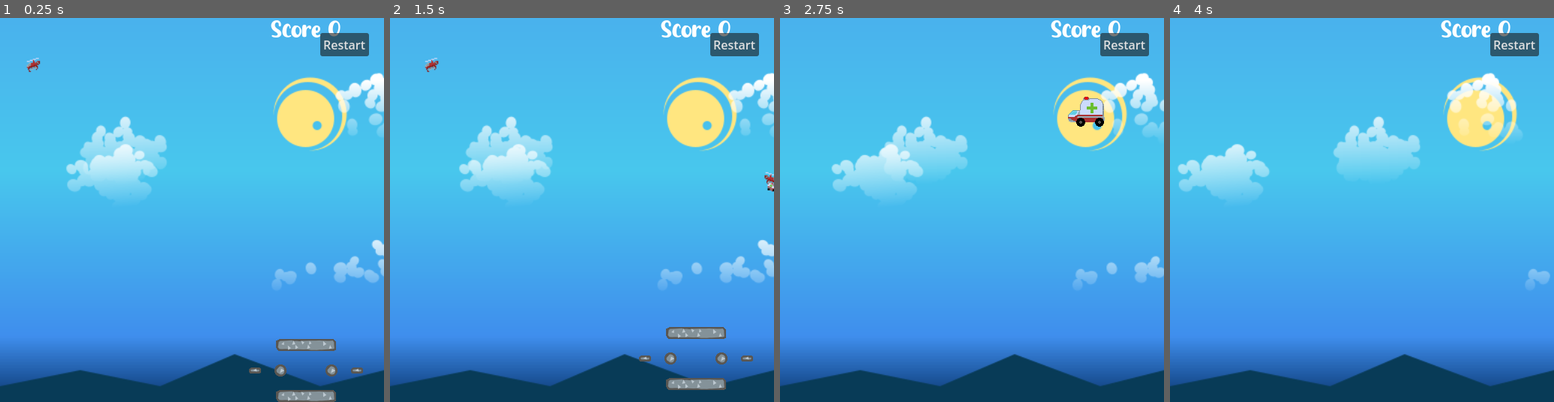
Above: before the commit, frames 1-4 (left to right).
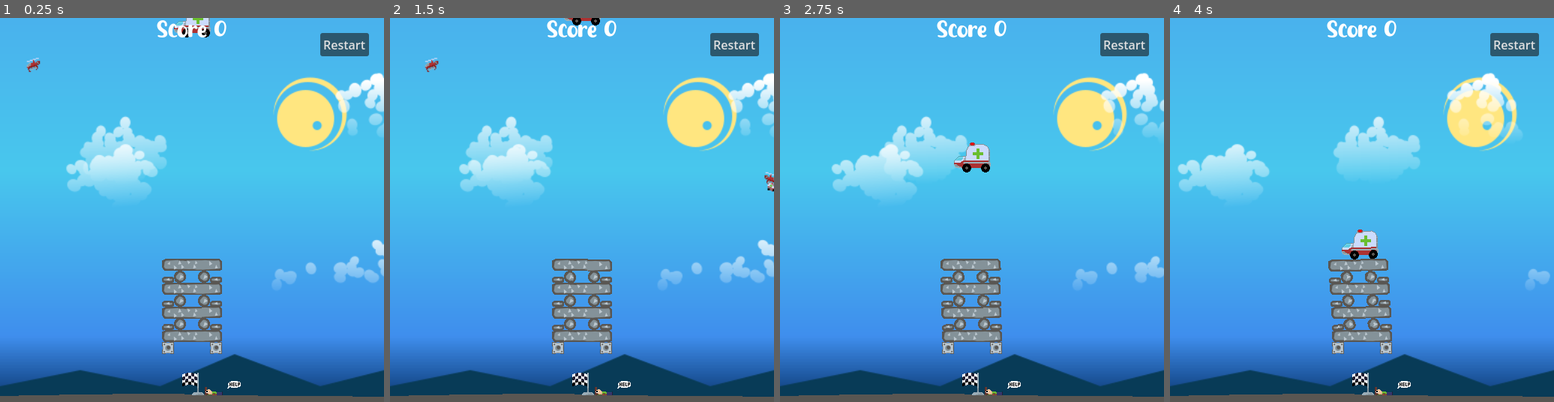
Above: after the commit, the same moments.

Repository: BeanPoleGamesDev/DynamiteParamedics
Game: Godot game, scene res://app/scenes/LevelOne.tscn
The game is run twice, just before and just after one commit, with the same random seed, the same clock (stepped at 60 frames per second) and the same inputs.
Inputs (mouse positions are in pixels of both pictures, inside the frame that each line leads up to):
- Up to frame 1 (0.25 s): no input
- Up to frame 2 (1.5 s): click "Restart" at 0.5 s; click "Restart" at 1.25 s
- Up to frame 3 (2.75 s): click "Restart" at 2 s
- Up to frame 4 (4 s): move the mouse to (1446, 190) at 2.77 s; click (1446, 190) at 2.85 s; move the mouse to (1285, 229) at 3.52 s; click (1285, 229) at 3.6 s

The runs differ from the first frame. In frame 1, 6.8% of the frame differs, in the area x 0-100%, y 0-100%; in frame 2, 7.0%; in frame 3, 6.6%; in frame 4, 6.1%.

Commit message:
fix level scaling

Diff:
--- a/app/objects/Ground.tscn
+++ b/app/objects/Ground.tscn
@@ -17,11 +17,13 @@
 physics_material_override = SubResource("PhysicsMaterial_twjuk")
 
 [node name="CollisionShape2D" type="CollisionShape2D" parent="RigidBody2D"]
+top_level = true
 texture_repeat = 2
 material = SubResource("CanvasItemMaterial_0fxcy")
 shape = SubResource("RectangleShape2D_67qbs")
 debug_color = Color(0.875817, 0.00042047, 0.834561, 0.42)
 
 [node name="Polygon2D" type="Polygon2D" parent="."]
+position = Vector2(0, 11)
 texture = ExtResource("1_ggdht")
 polygon = PackedVector2Array(-470, -21, -376, -16, -229, -20, -86, -22, -50, -22, 96, -19, 301, -18, 370, -23, 443, -22, 438, 60, -451, 66)
--- a/app/objects/score.tscn
+++ b/app/objects/score.tscn
@@ -1,10 +1,10 @@
 [gd_scene load_steps=3 format=3 uid="uid://bm4vsc8bp5iop"]
 
-[ext_resource type="FontFile" uid="uid://1opppsr1uvln" path="res://assets/choco_shake/Choco Shake.ttf" id="1_rbrir"]
+[ext_resource type="FontFile" uid="uid://bivukml8j0m84" path="res://assets/choco_shake/Choco Shake.ttf" id="1_rbrir"]
 [ext_resource type="Script" path="res://app/objects/score.gd" id="1_xas67"]
 
 [node name="Score" type="Control" groups=["score"]]
-custom_minimum_size = Vector2(816, 816)
+custom_minimum_size = Vector2(512, 512)
 layout_mode = 3
 anchors_preset = 15
 anchor_right = 1.0
--- a/app/scenes/LevelBase.tscn
+++ b/app/scenes/LevelBase.tscn
@@ -1,13 +1,11 @@
-[gd_scene load_steps=6 format=3 uid="uid://dics4vpm8vwke"]
+[gd_scene load_steps=7 format=3 uid="uid://dics4vpm8vwke"]
 
 [ext_resource type="PackedScene" uid="uid://pr1xavi16le1" path="res://app/objects/Ground.tscn" id="1_84h51"]
 [ext_resource type="PackedScene" uid="uid://bqapfsud5m86i" path="res://app/objects/background.tscn" id="1_l70hs"]
-[ext_resource type="PackedScene" uid="uid://dol605qulc5gl" path="res://app/objects/GuiLayer.tscn" id="2_0u60y"]
+[ext_resource type="PackedScene" path="res://app/objects/GuiLayer.tscn" id="2_0u60y"]
 [ext_resource type="PackedScene" uid="uid://cu4nn3n8c55l8" path="res://app/objects/Mouse Click.tscn" id="3_14x4k"]
 [ext_resource type="PackedScene" uid="uid://bm4vsc8bp5iop" path="res://app/objects/score.tscn" id="4_akoc1"]
 [ext_resource type="PackedScene" uid="uid://s6d4wj1phk88" path="res://app/objects/death_boundry.tscn" id="5_hsmab"]
-
-[ext_resource type="PackedScene" path="res://app/objects/Mouse Click.tscn" id="3_14x4k"]
 
 [node name="LevelBase" type="Node2D"]
 
@@ -16,7 +14,7 @@
 [node name="CanvasLayer" parent="." instance=ExtResource("2_0u60y")]
 
 [node name="Ground" parent="." instance=ExtResource("1_84h51")]
-position = Vector2(256, 504)
+position = Vector2(256, 512)
 
 [node name="MouseClick" parent="." instance=ExtResource("3_14x4k")]
 
@@ -24,10 +22,11 @@
 anchors_preset = 0
 anchor_right = 0.0
 anchor_bottom = 0.0
-offset_right = 816.0
-offset_bottom = 816.0
+offset_right = 512.0
+offset_bottom = 512.0
 grow_horizontal = 1
 grow_vertical = 1
+metadata/_edit_lock_ = true
 
 [node name="death_boundry" parent="." instance=ExtResource("5_hsmab")]
-position = Vector2(400, 1168)
+position = Vector2(264, 592)
--- a/app/scenes/LevelOne.tscn
+++ b/app/scenes/LevelOne.tscn
@@ -12,68 +12,68 @@
 texture_filter = 1
 
 [node name="RigidBody2D" parent="." index="1" instance=ExtResource("4_rin53")]
-position = Vector2(408, -85)
+position = Vector2(256, -24)
 
 [node name="flag" parent="." index="2" instance=ExtResource("5_dpxc6")]
-position = Vector2(408, 782)
+position = Vector2(256, 504)
 
-[node name="Ground" parent="." index="3"]
-position = Vector2(408, 799)
+[node name="Ground" parent="." index="4"]
+position = Vector2(272, 512)
 
 [node name="Block8" parent="." index="5" instance=ExtResource("6_jm468")]
-position = Vector2(442, 442)
+position = Vector2(272, 376)
 
 [node name="Block10" parent="." index="6" instance=ExtResource("6_jm468")]
-position = Vector2(374, 442)
+position = Vector2(240, 376)
 
 [node name="Block12" parent="." index="7" instance=ExtResource("6_jm468")]
-position = Vector2(442, 510)
+position = Vector2(272, 344)
 
 [node name="Block14" parent="." index="8" instance=ExtResource("6_jm468")]
-position = Vector2(374, 510)
+position = Vector2(240, 344)
 
 [node name="Block15" parent="." index="9" instance=ExtResource("6_jm468")]
-position = Vector2(374, 578)
+position = Vector2(240, 408)
 
 [node name="Block13" parent="." index="10" instance=ExtResource("6_jm468")]
-position = Vector2(442, 578)
+position = Vector2(272, 408)
 
-[node name="Block5" parent="." index="11" instance=ExtResource("7_squy2")]
-position = Vector2(476, 442)
+[node name="StaticBlock8" parent="." index="11" instance=ExtResource("4_cq4c8")]
+position = Vector2(224, 440)
 
-[node name="Block6" parent="." index="12" instance=ExtResource("7_squy2")]
-position = Vector2(476, 578)
+[node name="StaticBlock9" parent="." index="12" instance=ExtResource("4_cq4c8")]
+position = Vector2(288, 440)
 
-[node name="Block11" parent="." index="13" instance=ExtResource("7_squy2")]
-position = Vector2(340, 578)
+[node name="Block5" parent="." index="13" instance=ExtResource("7_squy2")]
+position = Vector2(288, 344)
 
-[node name="Block16" parent="." index="14" instance=ExtResource("7_squy2")]
-position = Vector2(340, 510)
+[node name="Block6" parent="." index="14" instance=ExtResource("7_squy2")]
+position = Vector2(288, 408)
 
-[node name="Block17" parent="." index="15" instance=ExtResource("7_squy2")]
-position = Vector2(340, 442)
+[node name="Block11" parent="." index="15" instance=ExtResource("7_squy2")]
+position = Vector2(224, 408)
 
-[node name="Block7" parent="." index="16" instance=ExtResource("7_squy2")]
-position = Vector2(476, 510)
+[node name="Block16" parent="." index="16" instance=ExtResource("7_squy2")]
+position = Vector2(224, 344)
 
-[node name="Block" parent="." index="17" instance=ExtResource("5_gh114")]
-position = Vector2(408, 408)
+[node name="Block17" parent="." index="17" instance=ExtResource("7_squy2")]
+position = Vector2(224, 376)
+
+[node name="Block7" parent="." index="18" instance=ExtResource("7_squy2")]
+position = Vector2(288, 376)
+
+[node name="Block" parent="." index="19" instance=ExtResource("5_gh114")]
+position = Vector2(256, 328)
 rotation = 1.5708
 
-[node name="Block2" parent="." index="18" instance=ExtResource("5_gh114")]
-position = Vector2(408, 476)
+[node name="Block2" parent="." index="20" instance=ExtResource("5_gh114")]
+position = Vector2(256, 360)
 rotation = 1.5708
 
-[node name="Block4" parent="." index="19" instance=ExtResource("5_gh114")]
-position = Vector2(408, 544)
+[node name="Block4" parent="." index="21" instance=ExtResource("5_gh114")]
+position = Vector2(256, 392)
 rotation = 1.5708
 
-[node name="Block9" parent="." index="20" instance=ExtResource("5_gh114")]
-position = Vector2(408, 612)
+[node name="Block9" parent="." index="22" instance=ExtResource("5_gh114")]
+position = Vector2(256, 424)
 rotation = 1.5708
-
-[node name="StaticBlock" parent="." index="21" instance=ExtResource("4_cq4c8")]
-position = Vector2(340, 646)
-
-[node name="StaticBlock2" parent="." index="22" instance=ExtResource("4_cq4c8")]
-position = Vector2(476, 646)
--- a/app/scenes/LevelThree.tscn
+++ b/app/scenes/LevelThree.tscn
@@ -14,94 +14,91 @@
 texture_filter = 1
 
 [node name="RigidBody2D" parent="." index="1" instance=ExtResource("2_1qvd3")]
-position = Vector2(408, -85)
+position = Vector2(256, -384)
 
 [node name="flag" parent="." index="2" instance=ExtResource("3_y7v6q")]
-position = Vector2(408, 782)
-
-[node name="Ground" parent="." index="3"]
-position = Vector2(408, 799)
+position = Vector2(256, 504)
 
 [node name="Block26" parent="." index="5" instance=ExtResource("4_sw6q8")]
-position = Vector2(425, 459)
+position = Vector2(264, 352)
 
 [node name="Block27" parent="." index="6" instance=ExtResource("4_sw6q8")]
-position = Vector2(391, 459)
+position = Vector2(248, 352)
 
 [node name="Block10" parent="." index="7" instance=ExtResource("5_kfha7")]
-position = Vector2(459, 663)
+position = Vector2(280, 448)
 
 [node name="Block11" parent="." index="8" instance=ExtResource("5_kfha7")]
-position = Vector2(561, 663)
+position = Vector2(328, 448)
 
 [node name="Block12" parent="." index="9" instance=ExtResource("5_kfha7")]
-position = Vector2(255, 663)
+position = Vector2(184, 448)
 
 [node name="Block17" parent="." index="10" instance=ExtResource("5_kfha7")]
-position = Vector2(255, 527)
+position = Vector2(184, 384)
 
 [node name="Block18" parent="." index="11" instance=ExtResource("5_kfha7")]
-position = Vector2(357, 527)
+position = Vector2(232, 384)
 
 [node name="Block23" parent="." index="12" instance=ExtResource("5_kfha7")]
-position = Vector2(357, 391)
+position = Vector2(232, 320)
 
 [node name="Block24" parent="." index="13" instance=ExtResource("5_kfha7")]
-position = Vector2(459, 391)
+position = Vector2(280, 320)
 
 [node name="Block19" parent="." index="14" instance=ExtResource("5_kfha7")]
-position = Vector2(459, 527)
+position = Vector2(280, 384)
 
 [node name="Block20" parent="." index="15" instance=ExtResource("5_kfha7")]
-position = Vector2(561, 527)
+position = Vector2(328, 384)
 
 [node name="Block7" parent="." index="16" instance=ExtResource("5_kfha7")]
-position = Vector2(357, 663)
+position = Vector2(232, 448)
 
 [node name="Block13" parent="." index="17" instance=ExtResource("6_syrdr")]
-position = Vector2(561, 595)
+position = Vector2(328, 416)
 
 [node name="Block14" parent="." index="18" instance=ExtResource("6_syrdr")]
-position = Vector2(459, 595)
+position = Vector2(280, 416)
 
 [node name="Block15" parent="." index="19" instance=ExtResource("6_syrdr")]
-position = Vector2(357, 595)
+position = Vector2(232, 416)
 
 [node name="Block16" parent="." index="20" instance=ExtResource("6_syrdr")]
-position = Vector2(255, 595)
+position = Vector2(184, 416)
 
 [node name="Block25" parent="." index="21" instance=ExtResource("7_582jk")]
-position = Vector2(408, 323)
+position = Vector2(256, 288)
 
 [node name="Block21" parent="." index="22" instance=ExtResource("7_582jk")]
-position = Vector2(510, 459)
+position = Vector2(304, 352)
 
 [node name="Block22" parent="." index="23" instance=ExtResource("7_582jk")]
-position = Vector2(306, 459)
+position = Vector2(208, 352)
 
 [node name="Block9" parent="." index="24" instance=ExtResource("7_582jk")]
-position = Vector2(510, 731)
+position = Vector2(304, 480)
 
 [node name="Block8" parent="." index="25" instance=ExtResource("7_582jk")]
-position = Vector2(306, 731)
+position = Vector2(208, 480)
 
 [node name="Block29" parent="." index="26" instance=ExtResource("8_uvmkx")]
-position = Vector2(595, 748)
+position = Vector2(344, 488)
 
 [node name="Block30" parent="." index="27" instance=ExtResource("8_uvmkx")]
-position = Vector2(221, 748)
+position = Vector2(168, 488)
 
 [node name="Block31" parent="." index="28" instance=ExtResource("8_uvmkx")]
-position = Vector2(306, 765)
+position = Vector2(208, 496)
 rotation = 1.5708
 
 [node name="Block32" parent="." index="29" instance=ExtResource("8_uvmkx")]
-position = Vector2(510, 765)
+position = Vector2(304, 496)
 rotation = 1.5708
 
 [node name="Block33" parent="." index="30" instance=ExtResource("8_uvmkx")]
-position = Vector2(408, 289)
+position = Vector2(256, 272)
 rotation = 1.5708
 
 [node name="Block28" parent="." index="31" instance=ExtResource("9_r74nm")]
-position = Vector2(408, 748)
+position = Vector2(256, 488)
--- a/app/scenes/LevelTwo.tscn
+++ b/app/scenes/LevelTwo.tscn
@@ -12,57 +12,54 @@
 texture_filter = 1
 
 [node name="RigidBody2D" parent="." index="1" instance=ExtResource("2_8qjq6")]
-position = Vector2(425, -85)
+position = Vector2(264, -40)
 rotation = 3.14159
 
 [node name="flag" parent="." index="2" instance=ExtResource("3_8pdq5")]
-position = Vector2(408, 782)
-
-[node name="Ground" parent="." index="3"]
-position = Vector2(408, 799)
+position = Vector2(256, 504)
 
 [node name="Block5" parent="." index="5" instance=ExtResource("7_58awt")]
-position = Vector2(527, 629)
+position = Vector2(312, 432)
 
 [node name="Block10" parent="." index="6" instance=ExtResource("7_58awt")]
-position = Vector2(408, 663)
+position = Vector2(256, 448)
 rotation = 1.5708
 
 [node name="Block4" parent="." index="7" instance=ExtResource("7_58awt")]
-position = Vector2(289, 629)
+position = Vector2(200, 432)
 
 [node name="Block" parent="." index="8" instance=ExtResource("11_dur4v")]
-position = Vector2(289, 731)
+position = Vector2(200, 480)
 
 [node name="Block6" parent="." index="9" instance=ExtResource("11_dur4v")]
-position = Vector2(289, 527)
+position = Vector2(312, 384)
 
 [node name="Block7" parent="." index="10" instance=ExtResource("11_dur4v")]
-position = Vector2(323, 459)
+position = Vector2(312, 480)
 
 [node name="Block2" parent="." index="11" instance=ExtResource("11_dur4v")]
-position = Vector2(527, 731)
+position = Vector2(216, 352)
 
 [node name="Block3" parent="." index="12" instance=ExtResource("11_dur4v")]
-position = Vector2(527, 527)
+position = Vector2(296, 352)
 
 [node name="Block8" parent="." index="13" instance=ExtResource("11_dur4v")]
-position = Vector2(493, 459)
+position = Vector2(200, 384)
 
 [node name="Block9" parent="." index="14" instance=ExtResource("8_aikcg")]
-position = Vector2(374, 612)
+position = Vector2(240, 424)
 
 [node name="Block12" parent="." index="15" instance=ExtResource("8_aikcg")]
-position = Vector2(374, 544)
+position = Vector2(240, 392)
 rotation = 1.5708
 
 [node name="Block13" parent="." index="16" instance=ExtResource("8_aikcg")]
-position = Vector2(442, 544)
+position = Vector2(272, 392)
 rotation = 3.14159
 
 [node name="Block14" parent="." index="17" instance=ExtResource("8_aikcg")]
-position = Vector2(442, 612)
+position = Vector2(272, 424)
 rotation = 4.71239
 
 [node name="Block15" parent="." index="18" instance=ExtResource("8_n10ym")]
-position = Vector2(408, 578)
+position = Vector2(256, 408)
Not shown: 1 places in app/objects/Ground.tscn that only renumber resources
